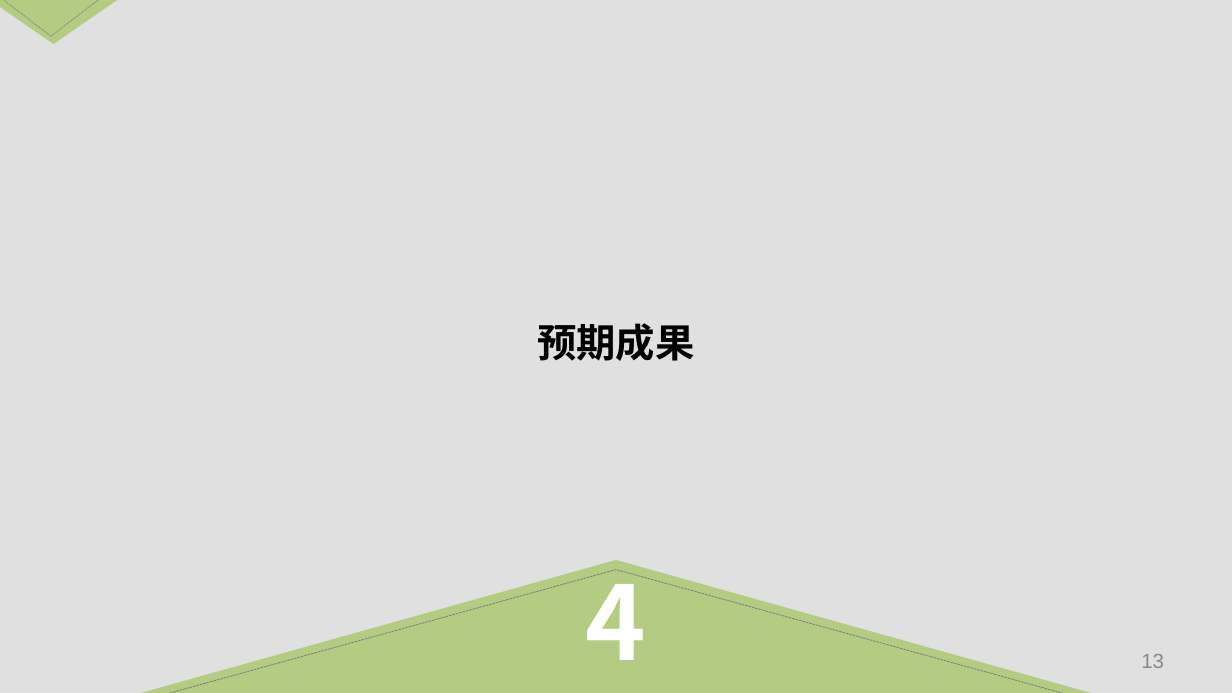
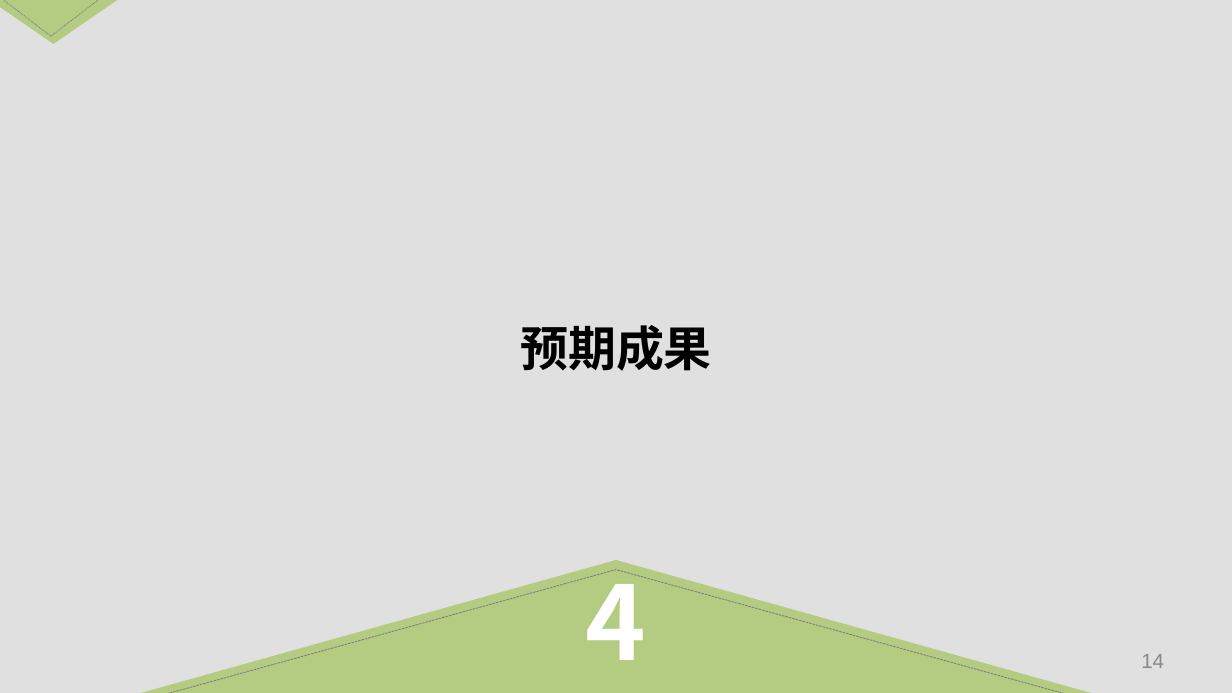
Before and after one commit to Linyu1Bai/ThuEE, a slide deck: slide 14 of Graduation/开题报告.pptx (slide 13 before the commit). Drawn at 1232x693 pixels with LibreOffice and Linux fonts; fonts in the diff are those of the drawing. Boxes give left, top, right and bottom in pixels: in the first picture for what was removed or moved away, otherwise in the second. Text is boxed around its words. In the diff, an @@ line names an element or a change of style, - is before the commit and + after.

```diff
--- a/Graduation/开题报告.pptx
+++ b/Graduation/开题报告.pptx
@@ text "预期成果" at bbox=[520, 325, 711, 371]: size 23 to 28 pt @@
@@ page number at bbox=[1141, 654, 1164, 668]: text changed @@
-13
+14
```
Also in this commit, not shown: 9 other slides changed, 2 slides added.
